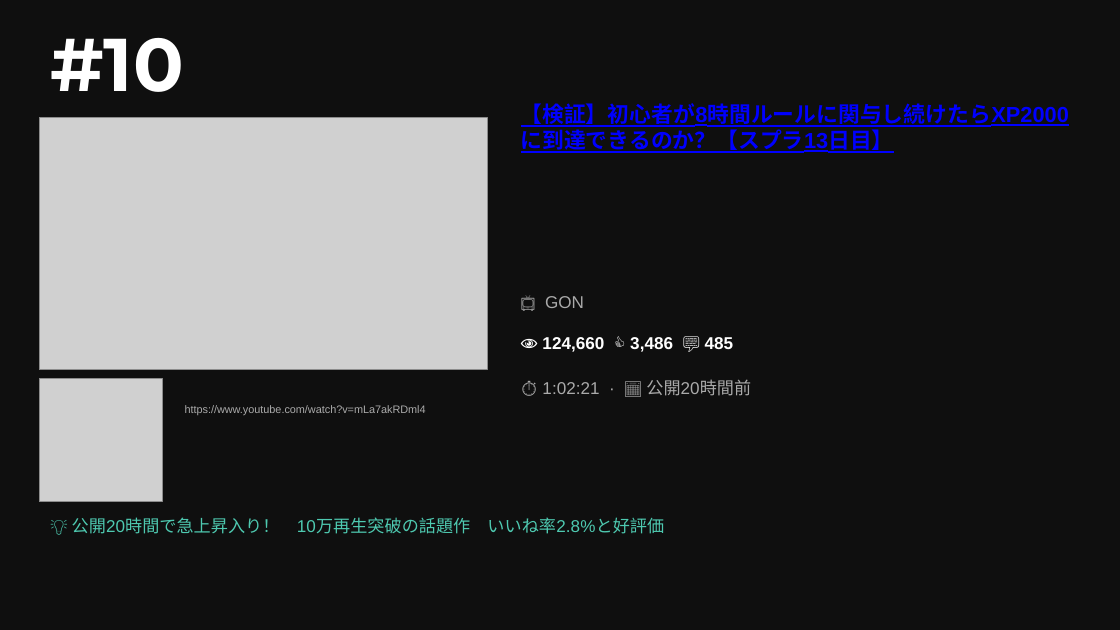
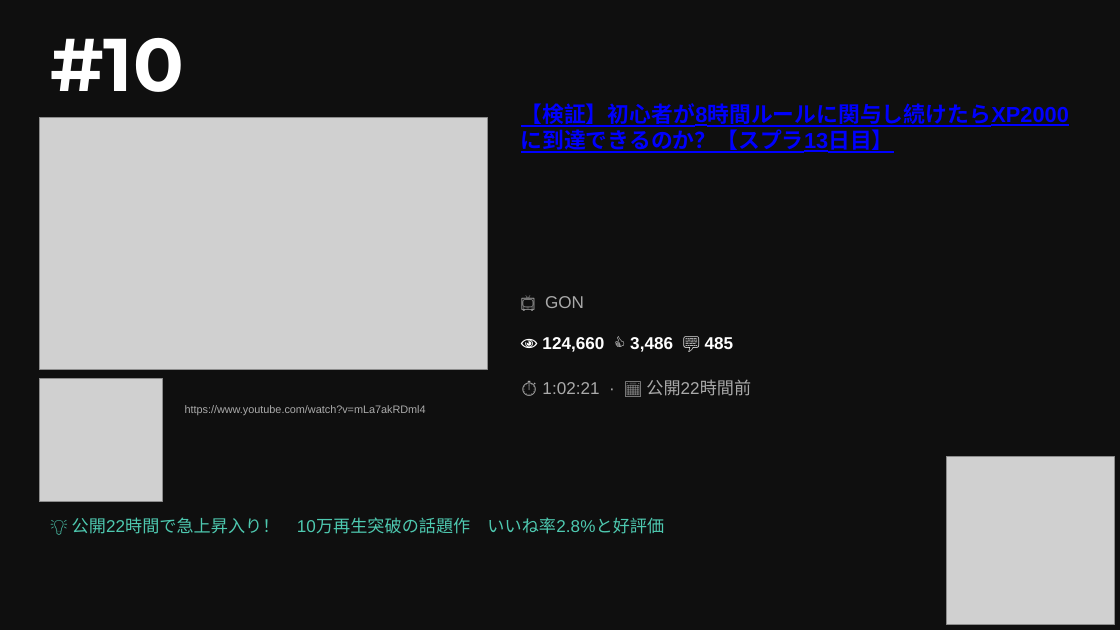
Before and after one commit to asaneasaburo0910-hub/youtube-crawler, a slide deck: slide 2 of youtube_ranking_20260531.pptx. Drawn at 1120x630 pixels with LibreOffice and Linux fonts; fonts in the diff are those of the drawing; grey boxes stand for pictures. Boxes give left, top, right and bottom in pixels: in the first picture for what was removed or moved away, otherwise in the second. Text is boxed around its words. In the diff, an @@ line names an element or a change of style, - is before the commit and + after.

```diff
--- a/youtube_ranking_20260531.pptx
+++ b/youtube_ranking_20260531.pptx
@@ text at (542,379,751,396): text changed @@
-⏱ 1:02:21 · 📅 公開20時間前
+⏱ 1:02:21 · 📅 公開22時間前
@@ picture added at (946,457,1114,625) @@
@@ text at (72,517,664,534): text changed @@
-💡 公開20時間で急上昇入り！ 10万再生突破の話題作 いいね率2.8%と好評価
+💡 公開22時間で急上昇入り！ 10万再生突破の話題作 いいね率2.8%と好評価
```
Also in this commit, not shown: 10 other slides changed, 1 other file.
